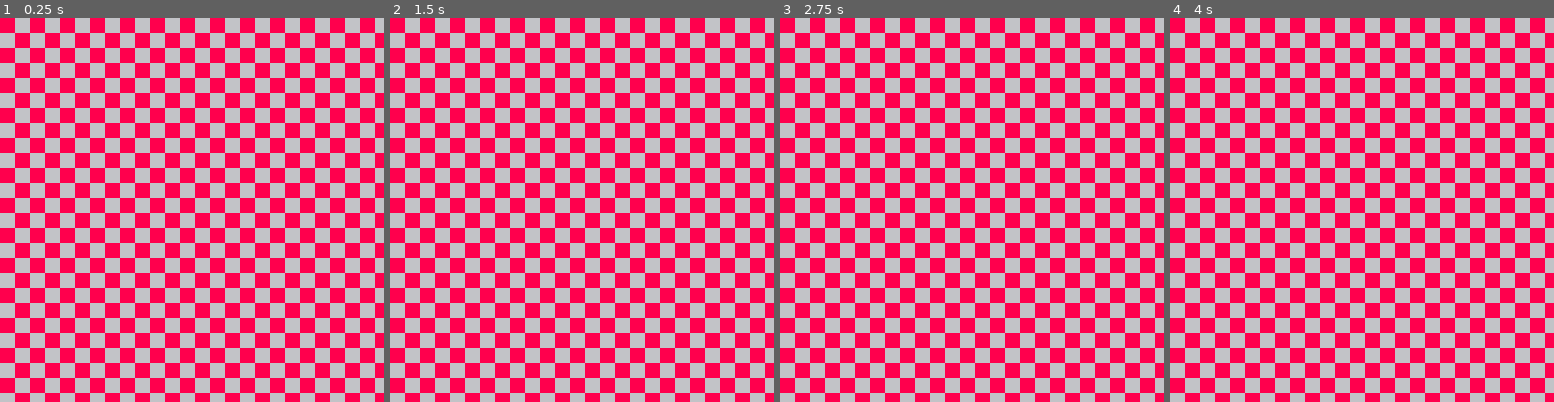
Above: before the commit, frames 1-4 (left to right).
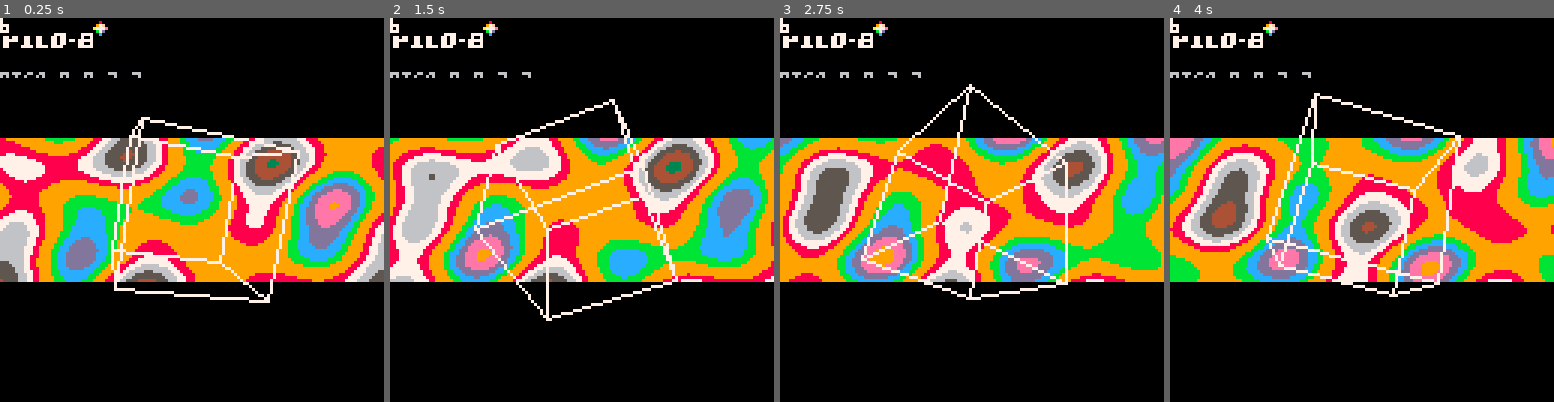
Above: after the commit, the same moments.

Repository: fullgubbe/senapsslunga
Game: PICO-8 cartridge demo.p8
Two runs of this game, one before a commit and one after it. Both use one fixed random seed, a clock stepped at 60 frames per second and the inputs below.
Inputs:
- Up to frame 1 (0.25 s): no input
- Up to frame 2 (1.5 s): no input
- Up to frame 3 (2.75 s): no input
- Up to frame 4 (4 s): no input

The runs differ from the first frame. In frame 1, 95% of the frame differs, in the area x 0-100%, y 0-100%; in frame 2, 96%; in frame 3, 96%; in frame 4, 96%.

Commit message:
additional work

Diff:
--- a/demo.p8
+++ b/demo.p8
@@ -5,60 +5,88 @@
 frame = 0
 palettes = {}
 cube = {}
-sin_x={}
-sin_y={}
-
+plasma_sin_x={}
+plasma_sin_y={}
 fade = 1
-
 currentscene=0
-scenestart = { 1, 100, 130, 340, 450 }
 lastscene=0
+scenestart = { 1 }
+
+-- length of scenes in frames
+scenelength = { 100,  -- starfield
+	        200,  -- twister
+	        20,   -- twister fade out
+	        20,   -- 3d cube fade in
+	        260,  -- 3d cube
+	        100,  -- plasma + cube outline
+	        100   -- checkers
+	      }
+
 function _init()
 	init_palettes(palettes)
 	init_3d()
 	init_plasma()
 
-	rectfill(0,0, 127, 127, 0)
-
 	set_palette(palettes[1], 0)
-	lastscene = count(scenestart)
+
+	-- calculate start times for scenes
+	local framepos = 0
+	for scene in all(scenelength) do
+		framepos += scene
+		add(scenestart, framepos)
+	end
+	-- add empty end scene
+	add(scenestart, framepos+1)
+	lastscene = #scenestart
 end
 
 function _update()
 	frame += 1
 
 	if (currentscene != lastscene) then
-	if (frame == scenestart[currentscene+1]) then
-		currentscene=5
-		-- currentscene+=1
-	end
+		if (frame == scenestart[currentscene+1]) then
+			currentscene+=1
+
+			currentscene=6 -- set to force scene
+		end
 	end
 end
 
 function _draw()
 	if (currentscene == 0) then
+		-- TODO: start music
+		rectfill(0,0, 127, 127, 0)
 	elseif (currentscene == 1) then
-		draw_twister(0, 0, 127, 127, 64+sin(frame/39+2)*10)
+		-- TODO: Placeholder
+		rectfill(0,0, 127, 127, 0)
+		print("Insert Steffes uberfont", 20, 50, 6)
+		print("and starfield AB", 20, 60, 6)
 	elseif (currentscene == 2) then
 		draw_twister(0, 0, 127, 127, 64+sin(frame/39+2)*10)
-		draw_fade()
 	elseif (currentscene == 3) then
-		set_palette(palettes[1], 1)
+		draw_twister(0, 0, 127, 127, 64+sin(frame/39+2)*10)
+		draw_fade_out()
+	elseif (currentscene == 4) then
+		draw_fade_in()
+		rectfill(0, 0, 127, 127, 0)
 		draw_3d(cube)
-	elseif (currentscene == 4) then
+	elseif (currentscene == 5) then
+		rectfill(0, 0, 127, 127, 0)
+		draw_3d(cube)
+	elseif (currentscene == 6) then
 		rectfill(0, 20, 127, 40, 0)
 		rectfill(0, 88, 127, 127, 0)
 		draw_plasma(0, 40, 127, 87)
-		draw_3d_wireframe(cube, 7)
-	elseif (currentscene == 5) then
+		cube:setposition(0, 0, -5)
+		draw_3d_outline(cube, 7)
+	elseif (currentscene == 7) then
+		set_palette(palettes[1], 1)
+		draw_checkers(0, 0, 127, 127, 6, 8)
+	elseif (currentscene == lastscene) then
 		-- end demo and music
-		set_palette(palettes[1], 1)
 		-- rectfill(0,0, 127, 127, 0)
-		-- map(4,3, 40, 40, 6, 3)
-
-		draw_checkers(0, 0, 127, 127, 6, 8)
-	end
-	-- debug_print(currentscene)
+	end
+	debug_print(currentscene)
 end
 
 function debug_print(txt)
@@ -83,11 +111,20 @@
 	end
 end
 
-function draw_fade()
+function draw_fade_out()
 	if ((frame % 5) == 0) then
 		set_palette(palettes[fade], 1)
 		if (fade < 6) then
 			fade += 1
+		end
+	end
+end
+
+function draw_fade_in()
+	if ((frame % 5) == 0) then
+		set_palette(palettes[fade], 1)
+		if (fade > 1) then
+			fade -= 1
 		end
 	end
 end
@@ -106,7 +143,6 @@
 twister_col2=1
 twister_col3=2
 twister_col4=13
-twister_bg=6
 function draw_twister(x0, y0, xw, yw, offset)
 	local scale=21
 
@@ -149,21 +185,11 @@
 	end
 end
 
-sin_x={}
-sin_y={}
 function init_plasma()
         for i=0,511 do
-                sin_x[i] = sin(i / 63)*3 + 3
-                sin_y[i] = sin(i / 43)*2 + 2
+                plasma_sin_x[i] = sin(i / 63)*3 + 3
+                plasma_sin_y[i] = sin(i / 43)*2 + 2
         end
-
-        -- local plasma_pal={ 0, 9, 10, 11, 12, 11, 10, 9, 3, 9, 10, 11, 12, 11, 10, 9, 3 }
-        -- for i=0,16 do
---              pal(i, plasma_pal[i])
---      end
-
-        -- Set borders to black here since we do not draw anything on them
-        rectfill(0,0,127,127,0)
 end
 
 function draw_plasma(x0, y0, xw, yw)
@@ -171,8 +197,8 @@
 
         for x=x0,xw do
         for y=y0,yw do
-                local col1=sin_x[x+y]*2 + sin_y[y+t]*2 + 4
-                local col2=sin_y[x+t]*3 + sin_y[y*2] + 4
+                local col1=plasma_sin_x[x+y]*2 + plasma_sin_y[y+t]*2 + 4
+                local col2=plasma_sin_y[x+t]*3 + plasma_sin_y[y*2] + 4
                 local col=(col1 + col2) / 3
                 pset(x, y, col+1)
         end
@@ -181,8 +207,8 @@
 
 function init_3d()
 	-- create a cube
-        cube = new_object(0, 0, -5)
-        cube:setrotation(0.5, 0.5, 0)
+        cube = new_object(12, 22, -7)
+        cube:setrotation(0.8, 1.2, 0.3)
 	cube:addvertex(-1, 1, 1)
 	cube:addvertex(1, 1, 1)
 	cube:addvertex(-1, -1, 1)
@@ -196,24 +222,21 @@
 	cube_color2=8
 	cube_color3=7
 	cube_color4=10
-	cube_color5=3
-	cube_color6=4
-
-	cube:addface(1, 2, 3, cube_color1)
+	cube_color5=11
+	cube_color6=6
+
+	cube:addface(2, 1, 3, cube_color1)
 	cube:addface(2, 3, 4, cube_color1)
 	cube:addface(2, 4, 7, cube_color2)
-	cube:addface(2, 6, 7, cube_color2)
+	cube:addface(2, 7, 6, cube_color2)
 	cube:addface(1, 2, 5, cube_color3)
-	cube:addface(2, 5, 6, cube_color3)
-	cube:addface(3, 4, 8, cube_color4)
-	cube:addface(4, 7, 8, cube_color4)
-	cube:addface(1, 3, 8, cube_color5)
+	cube:addface(2, 6, 5, cube_color3)
+	cube:addface(3, 8, 4, cube_color4)
+	cube:addface(4, 8, 7, cube_color4)
+	cube:addface(1, 8, 3, cube_color5)
 	cube:addface(1, 5, 8, cube_color5)
 	cube:addface(5, 6, 7, cube_color6)
 	cube:addface(5, 7, 8, cube_color6)
-
-	-- clear screen
-	rectfill(0, 0, 127, 127, 0)
 end
 
 function new_object(pos_x, pos_y, pos_z)
@@ -229,6 +252,12 @@
 
 		vertices = {},
 		faces = {},
+
+		setposition = function(self, x0, y0, z0)
+			self.x = x0
+			self.y = y0
+			self.z = z0
+		end,
 
 		addvertex = function(self, x0, y0, z0)
 			vertex = { x = x0, y = y0, z = z0 }
@@ -346,6 +375,10 @@
 	return object
 end
 
+function ceil(n)
+	return flr(n+0x0.ffff)
+end
+
 function draw_triangle(point1, point2, point3, color)
 	p1 = { x = point1.x, y = point1.y, z = point1.z }
 	p2 = { x = point2.x, y = point2.y, z = point2.z }
@@ -411,7 +444,7 @@
 	end
 
 	if (dydx_p1p2 > dydx_p1p3) then
-		for y=p1.y,p3.y do
+		for y=ceil(p1.y),ceil(p3.y) do
 			if (y < p2.y) then
 				draw_scanline(y, p1, p3, p1, p2, color)
 			else
@@ -419,7 +452,7 @@
 			end
 		end
 	else
-		for y=p1.y,p3.y do
+		for y=ceil(p1.y),ceil(p3.y) do
 			if (y < p2.y) then
 				draw_scanline(y, p1, p2, p1, p3, color)
 			else
@@ -441,46 +474,27 @@
 end
 
 function draw_3d(object)
-	-- clear screen
-	rectfill(0, 0, 127, 127, 0)
-
-	-- Draw
-	rot = object:rotationmatrix()
-
-	-- Draw faces
-	apa = 10
-	for face in all(object.faces) do
-		vertex1 = object.vertices[face.a]
-		vertex2 = object.vertices[face.b]
-		vertex3 = object.vertices[face.c]
-
-		point1 = object:screencoords(vertex1, rot)
-		point2 = object:screencoords(vertex2, rot)
-		point3 = object:screencoords(vertex3, rot)
-
-		-- line(point1.x, point1.y, point2.x, point2.y, col1)
-		-- line(point2.x, point2.y, point3.x, point3.y, col1)
-		-- line(point3.x, point3.y, point1.x, point1.y, col1)
-		draw_triangle(point1, point2, point3, face.color)
-		ux = (point2.x - point1.x)
-		uy = (point2.y - point1.y)
-		vx = (point3.x - point1.x)
-		vy = (point3.y - point1.y)
-
-		nrm = (ux*vy)-(uy*vx)
-		print(nrm, 0, apa, face.color)
-		apa+=10
-
-	end
-
-	object:rotate()
-end
-
-function draw_3d_wireframe(object, color)
-	-- clear screen
-	-- rectfill(0, 0, 127, 127, 0)
-
-	-- Draw
+	-- todo move out some of this from here
+	rectfill(0, 0, 127, 80, 2)
+
+	circfill(26, 65, 17, 6)
+	line(0, 73, 127, 73, 14)
+	line(12, 73, 40, 73, 13)
+
+	line(0, 75, 127, 75, 14)
+	line(13, 75, 39, 75, 13)
+
+	line(0, 77, 127, 77, 8)
+	line(14, 77, 38, 77, 14)
+
+	line(0, 79, 127, 79, 8)
+	line(16, 79, 36, 79, 14)
+
+	line(0, 80, 127, 80, 1)
+	line(0, 81, 127, 81, 1)
+        line(0, 82, 127, 82, 0)
+	rectfill(0, 83, 127, 127, 1)
+
 	rot = object:rotationmatrix()
 
 	-- Draw faces
@@ -493,10 +507,49 @@
 		point2 = object:screencoords(vertex2, rot)
 		point3 = object:screencoords(vertex3, rot)
 
-		line(point1.x, point1.y, point2.x, point2.y, color)
-		line(point2.x, point2.y, point3.x, point3.y, color)
-		line(point3.x, point3.y, point1.x, point1.y, color)
-	end
+		draw_triangle(point1, point2, point3, face.color)
+	end
+
+	object:rotate()
+
+
+	set_palette(palettes[2], 0)
+	a = 0
+	for y=81,40,-1 do
+		for x=0,127 do
+			pset(x, 83+a+ plasma_sin_x[flr(frame%512/6)]*0.5+ plasma_sin_y[x]*0.5, pget(x, y))
+		end
+		a += 1
+	end
+	set_palette(palettes[1], 0)
+end
+
+function draw_3d_outline(object, color)
+	rot = object:rotationmatrix()
+
+	-- Draw cube outline
+	point1 = object:screencoords(object.vertices[1], rot)
+	point2 = object:screencoords(object.vertices[2], rot)
+	point3 = object:screencoords(object.vertices[3], rot)
+	point4 = object:screencoords(object.vertices[4], rot)
+	point5 = object:screencoords(object.vertices[5], rot)
+	point6 = object:screencoords(object.vertices[6], rot)
+	point7 = object:screencoords(object.vertices[7], rot)
+	point8 = object:screencoords(object.vertices[8], rot)
+
+	line(point1.x, point1.y, point2.x, point2.y, color)
+	line(point1.x, point1.y, point3.x, point3.y, color)
+	line(point1.x, point1.y, point5.x, point5.y, color)
+	line(point5.x, point5.y, point6.x, point6.y, color)
+	line(point5.x, point5.y, point8.x, point8.y, color)
+	line(point6.x, point6.y, point2.x, point2.y, color)
+	line(point6.x, point6.y, point7.x, point7.y, color)
+	line(point7.x, point7.y, point8.x, point8.y, color)
+	line(point7.x, point7.y, point4.x, point4.y, color)
+
+	line(point4.x, point4.y, point2.x, point2.y, color)
+	line(point4.x, point4.y, point3.x, point3.y, color)
+	line(point3.x, point3.y, point8.x, point8.y, color)
 
 	object:rotate()
 end
